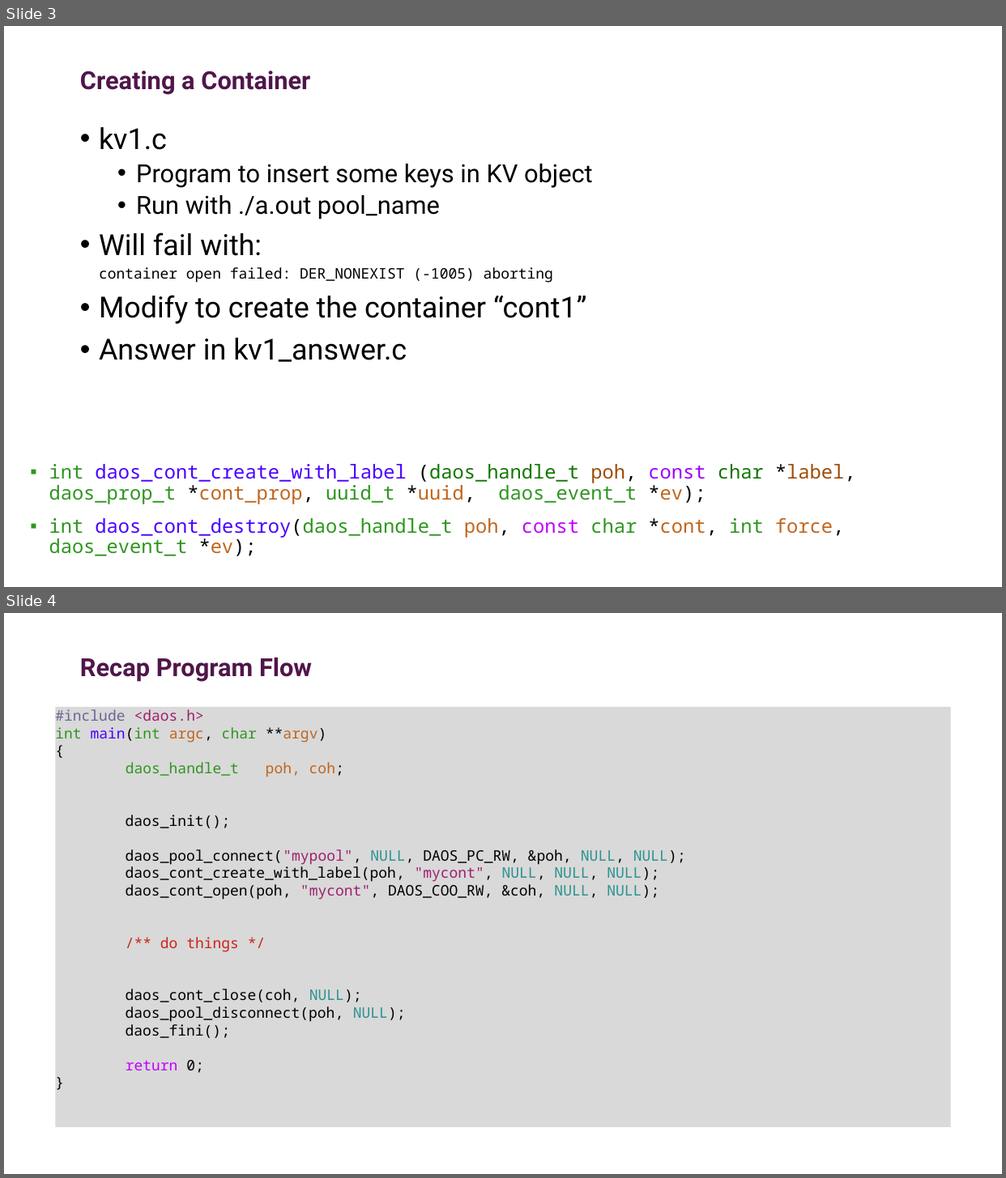
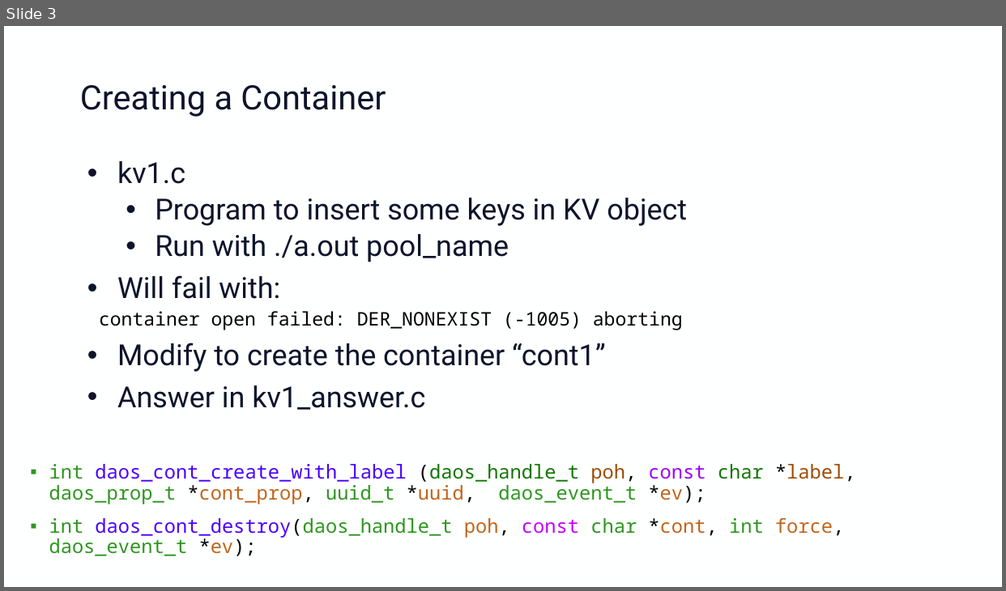
Before and after one commit to adrianjhpc/ObjectStoreTutorial, a slide deck: Exercises/DAOS/Handout/daos_hands_on.pptx. Shown one above the other, each under a label of ours: slides 3 and 4 before the commit, slide 3 after it. The pictures are 1006x1178 and 1006x591 pixels, drawn with LibreOffice and Linux fonts; fonts in the diff are those of the drawing; background and template pictures are left out. Boxes give left, top, right and bottom in pixels: in the first picture for what was removed or moved away, otherwise in the second. Text is boxed around its words. In the diff, an @@ line names an element or a change of style, - is before the commit and + after.

```diff
--- a/Exercises/DAOS/Handout/daos_hands_on.pptx
+++ b/Exercises/DAOS/Handout/daos_hands_on.pptx
@@ slide 4 removed at (x1=4, y1=613, x2=1002, y2=1174), background picture (left out) @@
@@ title removed at (x1=80, y1=658, x2=312, y2=682) @@
-Recap Program Flow
@@ rectangle removed at (x1=55, y1=707, x2=950, y2=1127) @@
-#include <daos.h>
-int main(int argc, char **argv)
-{
-daos_handle_t poh, coh;
-daos_init();
-daos_pool_connect("mypool", NULL, DAOS_PC_RW, &poh, NULL, NULL);
-daos_cont_create_with_label(poh, "mycont", NULL, NULL, NULL);
-daos_cont_open(poh, "mycont", DAOS_COO_RW, &coh, NULL, NULL);
-/** do things */
-daos_cont_close(coh, NULL);
-daos_pool_disconnect(poh, NULL);
-daos_fini();
-return 0;
-}
@@ slide 3 changed as well @@
@@ background picture (left out) to #FEFFFF @@
@@ title "Creating a Container" moved from (x1=80, y1=71, x2=310, y2=95) to (x1=80, y1=85, x2=386, y2=117) @@
@@ title "Creating a Container" at (x1=80, y1=85, x2=386, y2=117): size 24 to 32.4 pt, text colour #50164A to #0D142B, bold off @@
@@ text "kv1.c" moved from (x1=99, y1=127, x2=593, y2=362) to (x1=99, y1=161, x2=687, y2=410) @@
@@ text "kv1.c" at (x1=99, y1=161, x2=687, y2=410): text colour #000000 to #0D142B in "kv1.c", "Program to insert some keys in KV ...", "Run with ./a.out pool_name", "Will fail with:" and 2 more places; size 24 to 28 pt in "Program to insert some keys in KV ...", "Run with ./a.out pool_name"; size 14 to 18 pt in "container open failed: DER_NONEXIST (-1005) aborting"; indent changed @@
```
Also in this commit, not shown: 12 other slides changed, 2 other files.
